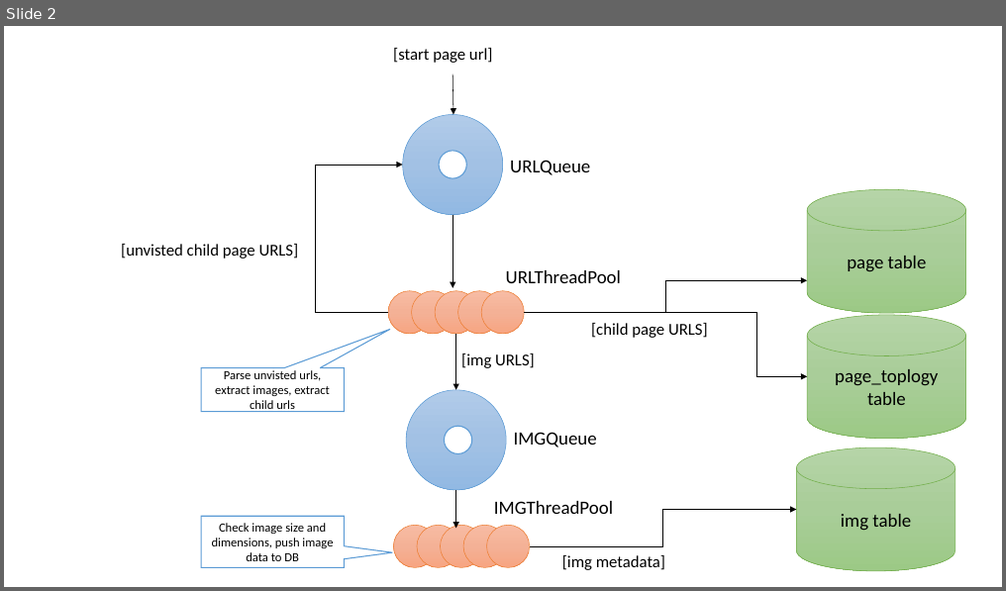
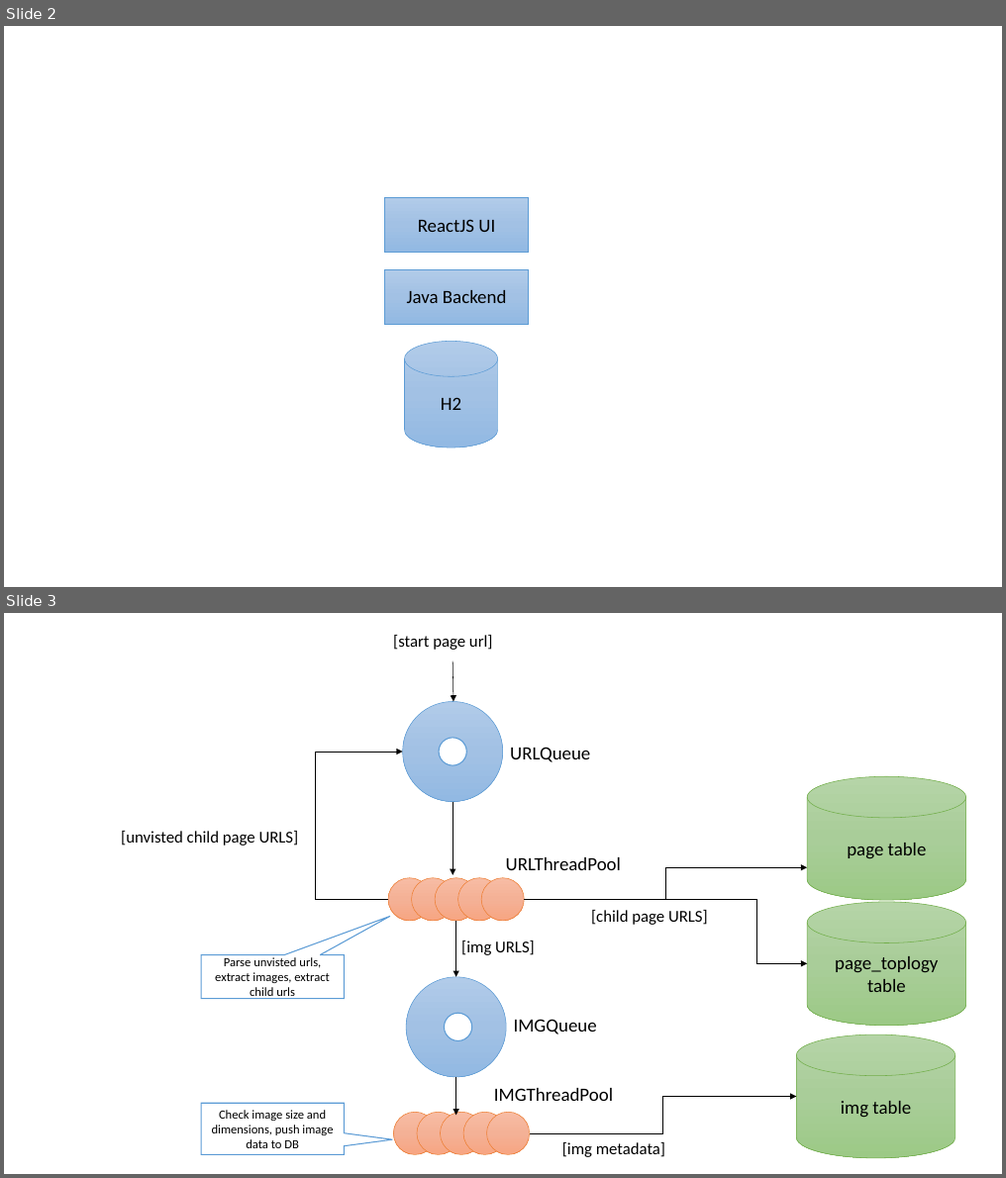
Before and after one commit to datim/squid, a slide deck: docs/design.pptx. Shown one above the other, each under a label of ours: slide 2 before the commit, slides 2 and 3 after it. The pictures are 1006x591 and 1006x1178 pixels, drawn with LibreOffice and Linux fonts; fonts in the diff are those of the drawing. Boxes give left, top, right and bottom in pixels: in the first picture for what was removed or moved away, otherwise in the second. Text is boxed around its words. In the diff, an @@ line names an element or a change of style, - is before the commit and + after.

```diff
--- a/docs/design.pptx
+++ b/docs/design.pptx
@@ slide 2 added at (x1=4, y1=26, x2=1002, y2=587), background #FFFFFF @@
@@ rectangle added at (x1=385, y1=197, x2=529, y2=252), fill gradient #B1CBE9 to #A3C1E5 to #93B9E4, outline #5B9BD5 0.5 pt, 18 pt, text #000000 @@
+ReactJS UI
@@ rectangle added at (x1=385, y1=270, x2=529, y2=324), fill gradient #B1CBE9 to #A3C1E5 to #93B9E4, outline #5B9BD5 0.5 pt, 18 pt, text #000000 @@
+Java Backend
@@ cylinder added at (x1=405, y1=341, x2=498, y2=448), fill gradient #B1CBE9 to #A3C1E5 to #93B9E4, outline #5B9BD5 0.5 pt, 18 pt, text #000000 @@
+H2
@@ what was slide 2 is now slide 3 @@
```
Also in this commit, not shown: 5 slides changed, 2 other slides added.
